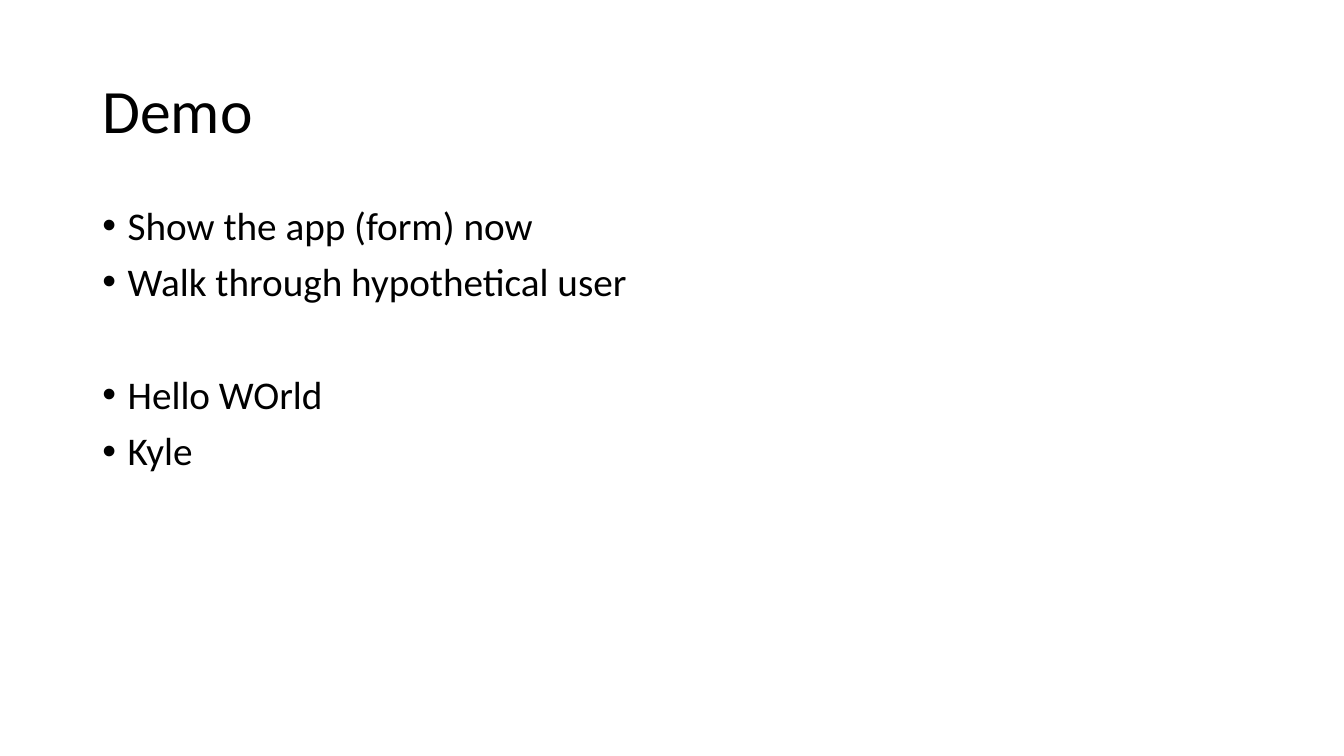
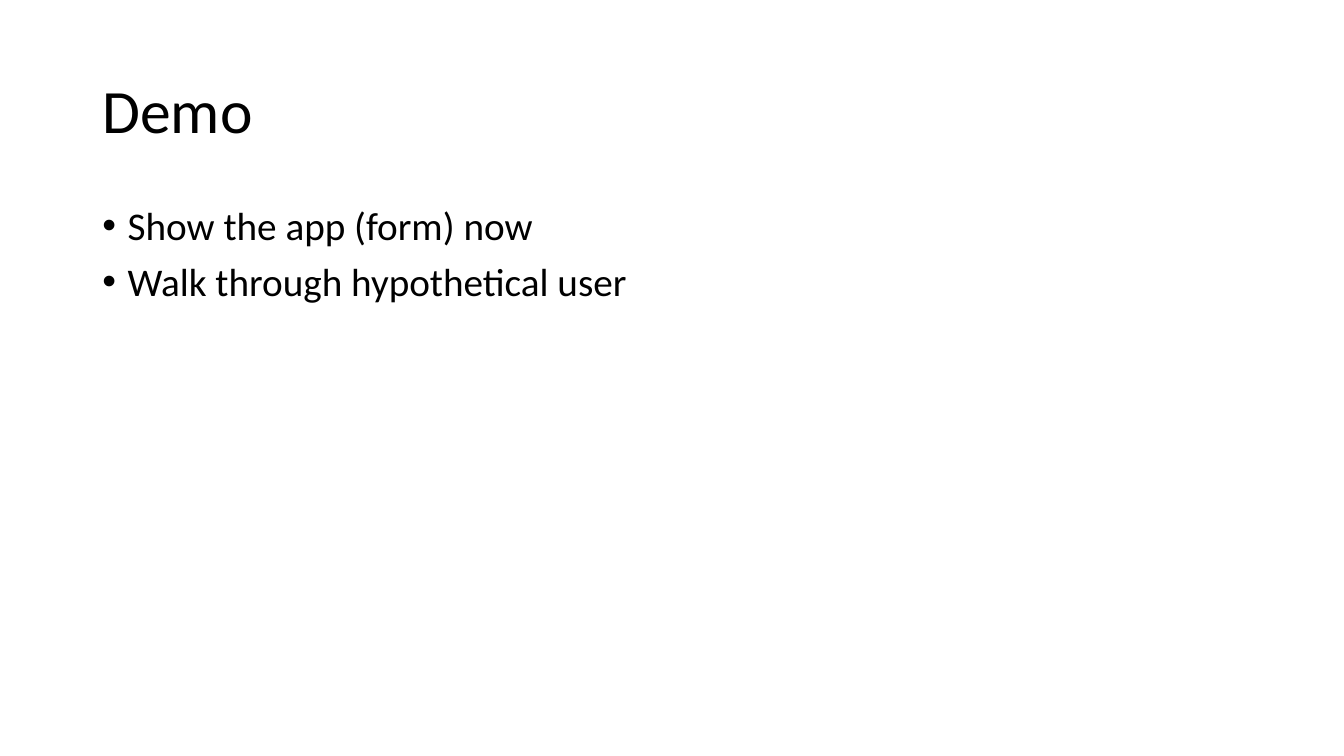
Before and after one commit to RedWingedJerbear/KeyManagementProject, a slide deck: slide 4 of Key Masters.pptx. Drawn at 1344x756 pixels with LibreOffice and Linux fonts; fonts in the diff are those of the drawing. Boxes give left, top, right and bottom in pixels: in the first picture for what was removed or moved away, otherwise in the second. Text is boxed around its words. In the diff, an @@ line names an element or a change of style, - is before the commit and + after.

```diff
--- a/Key Masters.pptx
+++ b/Key Masters.pptx
@@ text at (128, 381, 323, 472): paragraphs removed @@
-• Hello WOrld
-• Kyle
```
Also in this commit, not shown: 1 other slide changed, 2 other files.
